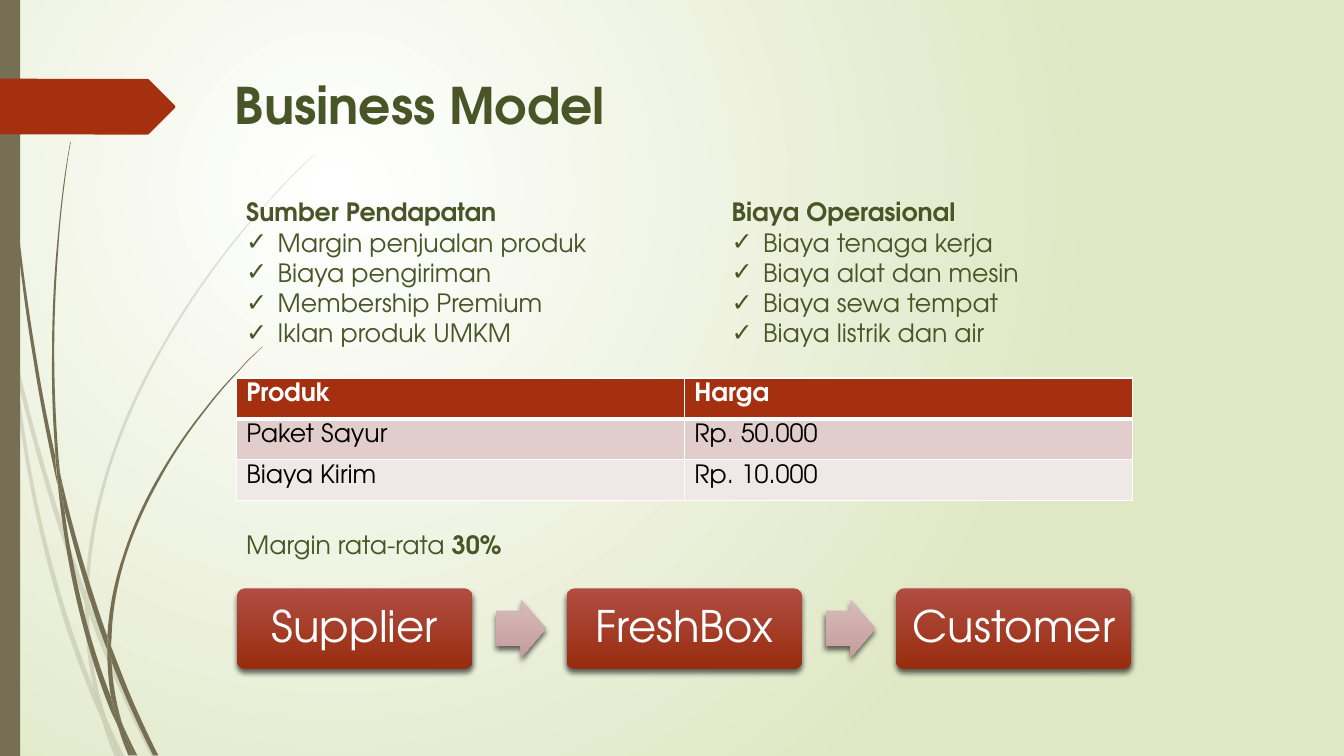
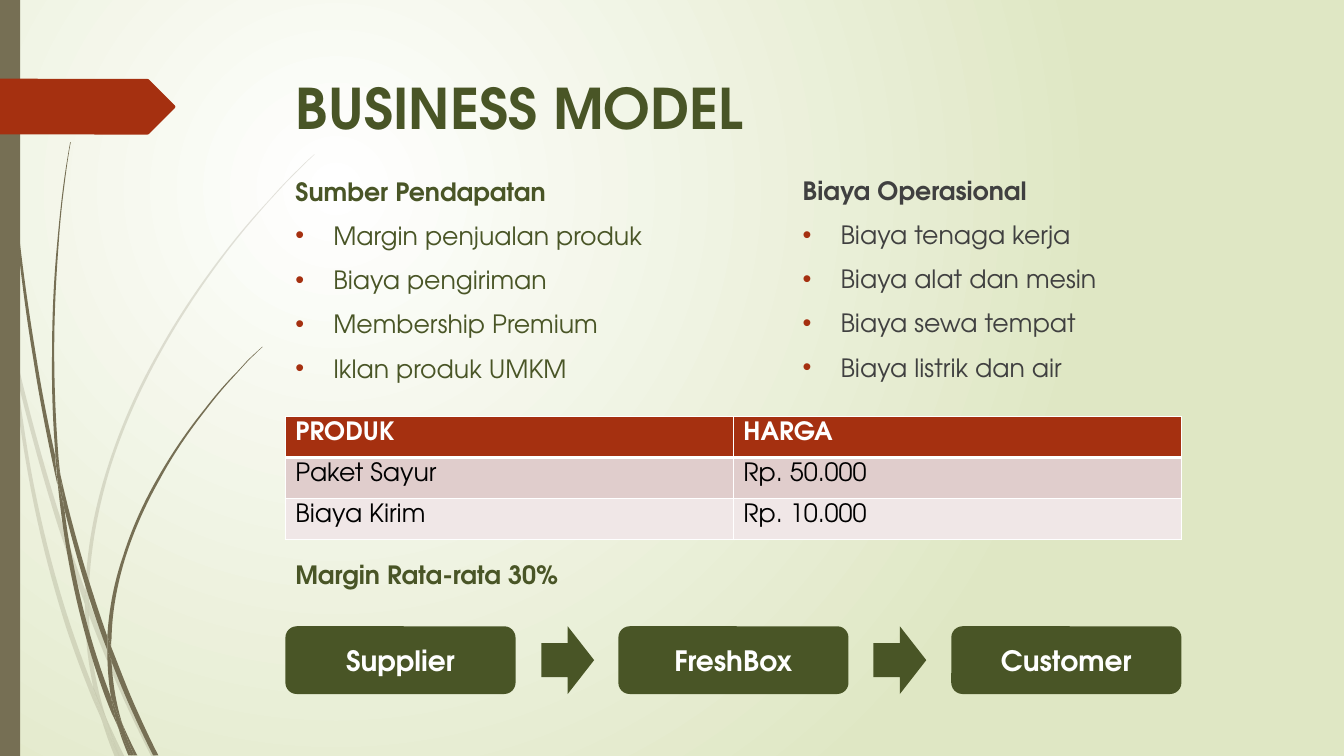
Before and after one commit to onysu/kursus, a slide deck: slide 5 of assets/files/Business-Pitch-Deck-7-Slide.pptx. Drawn at 1344x756 pixels with LibreOffice and Linux fonts; fonts in the diff are those of the drawing. Boxes give left, top, right and bottom in pixels: in the first picture for what was removed or moved away, otherwise in the second. Text is boxed around its words. In the diff, an @@ line names an element or a change of style, - is before the commit and + after.

```diff
--- a/assets/files/Business-Pitch-Deck-7-Slide.pptx
+++ b/assets/files/Business-Pitch-Deck-7-Slide.pptx
@@ title at [296, 87, 743, 130]: text changed; size 36 to 40 pt @@
-Business Model
+BUSINESS MODEL
@@ text "Sumber Pendapatan": place and size @@
-text "Sumber Pendapatan" at [246, 202, 587, 347]
+text "Sumber Pendapatan" at [295, 182, 642, 383]
@@ text "Sumber Pendapatan" at [295, 182, 642, 383]: more space between paragraphs; bullet ✓ to • @@
@@ text "Biaya Operasional": place and size @@
-text "Biaya Operasional" at [732, 201, 1019, 347]
+text "Biaya Operasional" at [803, 180, 1096, 382]
@@ text "Biaya Operasional" at [803, 180, 1096, 382]: text colour #495526 to #404040; more space between paragraphs; bullet ✓ to • @@
@@ table at [285, 416, 1181, 539] @@
-row 1, column 1: Produk
+row 1, column 1: PRODUK
-row 1, column 2: Harga
+row 1, column 2: HARGA
@@ table: place and size @@
-table at [236, 378, 1131, 501]
+table at [285, 416, 1181, 539]
@@ text at [295, 564, 558, 590]: text changed; bold on @@
-Margin rata-rata 30%
+Margin Rata-rata 30%
@@ rounded rectangle removed at [237, 589, 473, 669] @@
@@ rounded rectangle removed at [567, 589, 803, 669] @@
@@ rounded rectangle removed at [896, 589, 1132, 669] @@
@@ rounded rectangle "Supplier": place and size @@
-rounded rectangle "Supplier" at [272, 609, 438, 651]
+rounded rectangle "Supplier" at [285, 626, 515, 694]
@@ right arrow: place and size @@
-right arrow at [496, 600, 546, 658]
+right arrow at [541, 626, 594, 694]
@@ right arrow at [541, 626, 594, 694]: fill gradient #D7BBBA to #C59E9C to #495526; shadow off; proportions changed @@
@@ rounded rectangle "FreshBox": place and size @@
-rounded rectangle "FreshBox" at [596, 610, 773, 643]
+rounded rectangle "FreshBox" at [618, 626, 848, 694]
@@ right arrow at [874, 626, 927, 694]: fill gradient #D7BBBA to #C59E9C to #495526; shadow off; proportions changed @@
@@ right arrow: place and size @@
-right arrow at [826, 600, 876, 658]
+right arrow at [874, 626, 927, 694]
@@ size 31 to 20 pt, bold on; line spacing 0.9 to 1; less space between paragraphs; fill none to #495526 in 3 elements at [285, 626, 515, 694], [618, 626, 848, 694], [952, 626, 1182, 694] @@
@@ rounded rectangle "Customer": place and size @@
-rounded rectangle "Customer" at [912, 609, 1115, 643]
+rounded rectangle "Customer" at [952, 626, 1182, 694]
```
Also in this commit, not shown: 4 other slides changed.
